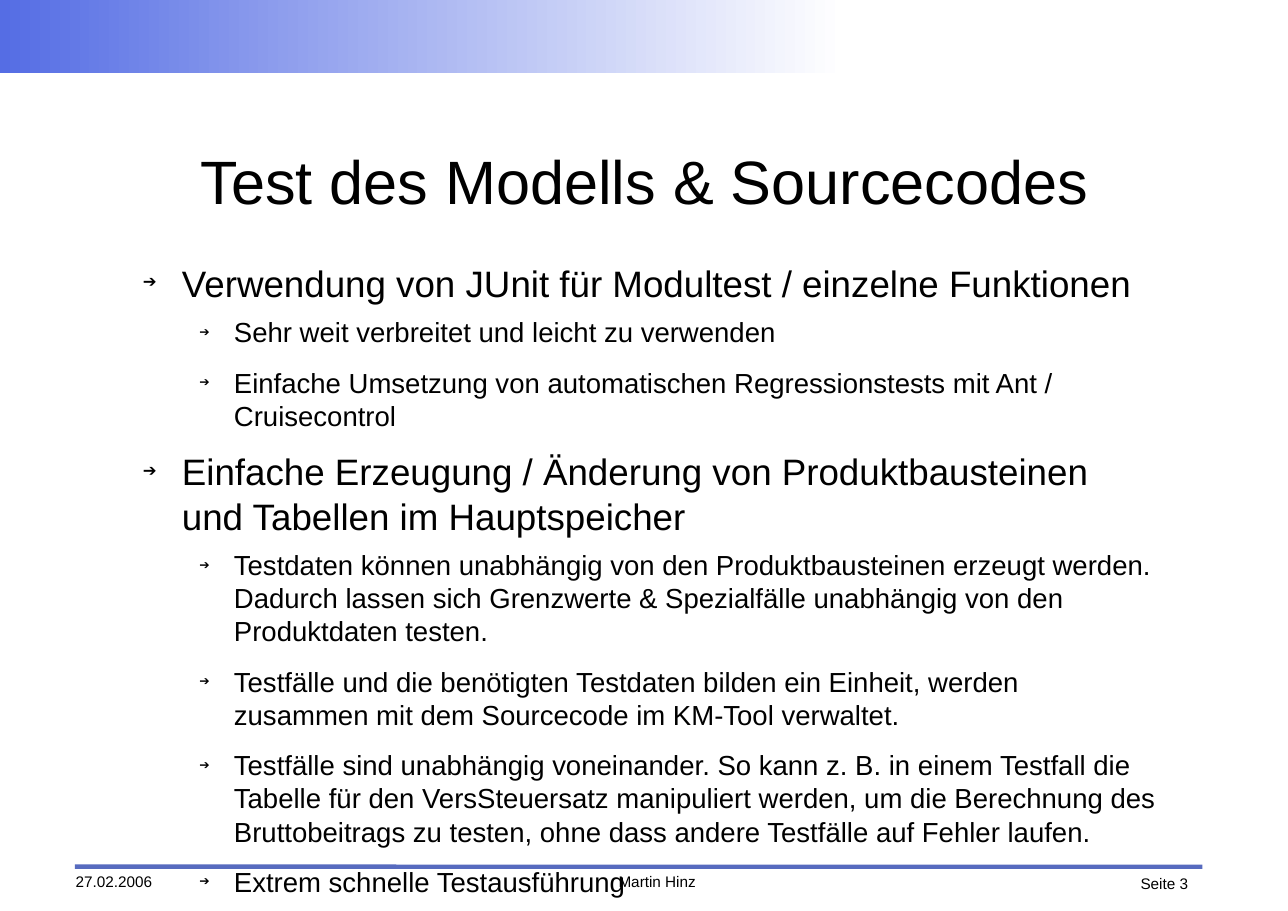
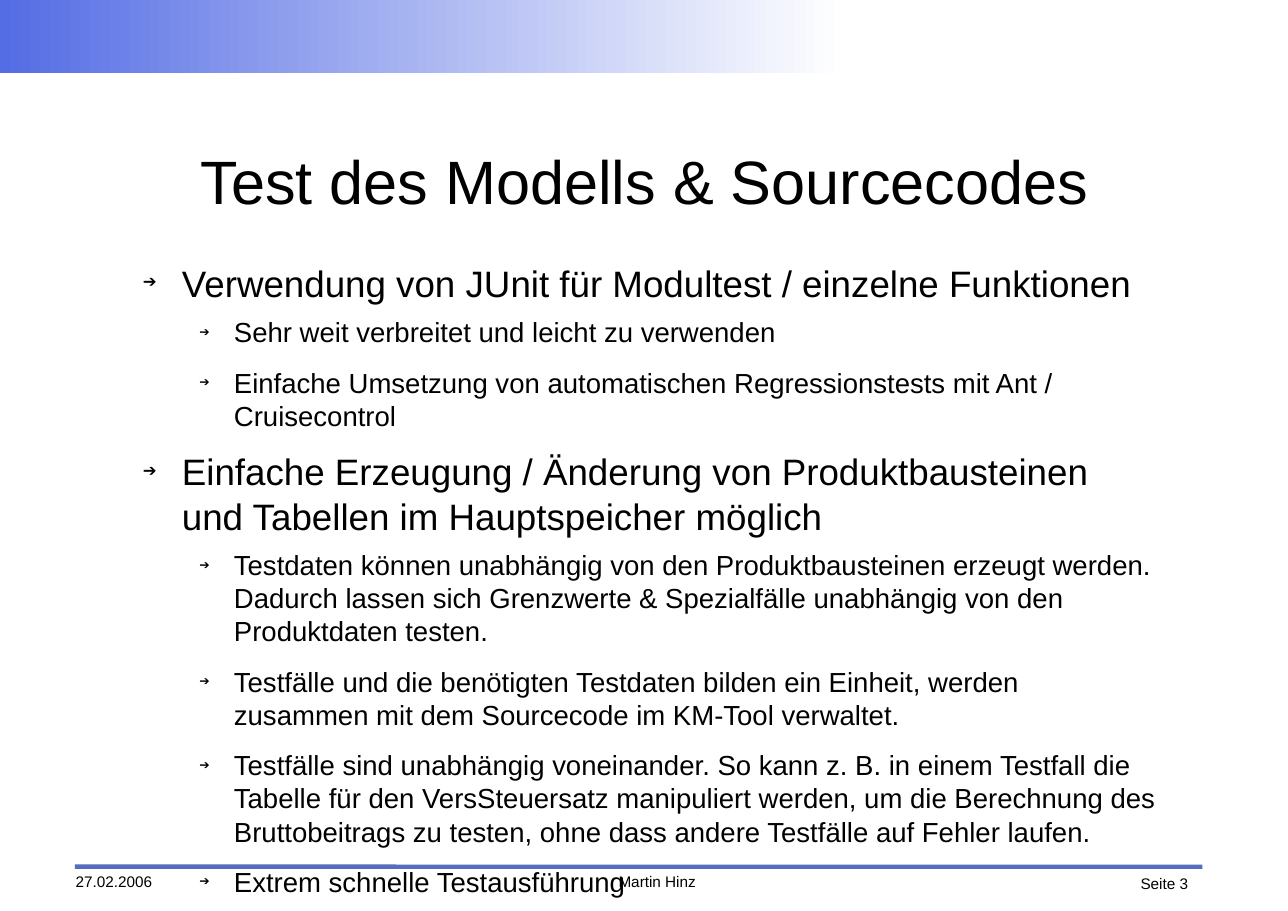
Before and after one commit to faktorips/faktorips.base, a slide deck: slide 3 of org.faktorips.doc/presentations/FaktorIPS-Testunterstuetzung.odp. Drawn at 1288x911 pixels with LibreOffice and Linux fonts; fonts in the diff are those of the drawing; background and template pictures are left out. Boxes give left, top, right and bottom in pixels: in the first picture for what was removed or moved away, otherwise in the second. Text is boxed around its words. In the diff, an @@ line names an element or a change of style, - is before the commit and + after.

```diff
--- a/org.faktorips.doc/presentations/FaktorIPS-Testunterstuetzung.odp
+++ b/org.faktorips.doc/presentations/FaktorIPS-Testunterstuetzung.odp
@@ text at [182, 457, 1088, 537]: text changed @@
-➔ Einfache Erzeugung / Änderung von Produktbausteinen und Tabellen im Hauptspeicher
+➔ Einfache Erzeugung / Änderung von Produktbausteinen und Tabellen im Hauptspeicher möglich
```
Also in this commit, not shown: 1 other slide changed, 1 slide removed, 2 other files.
